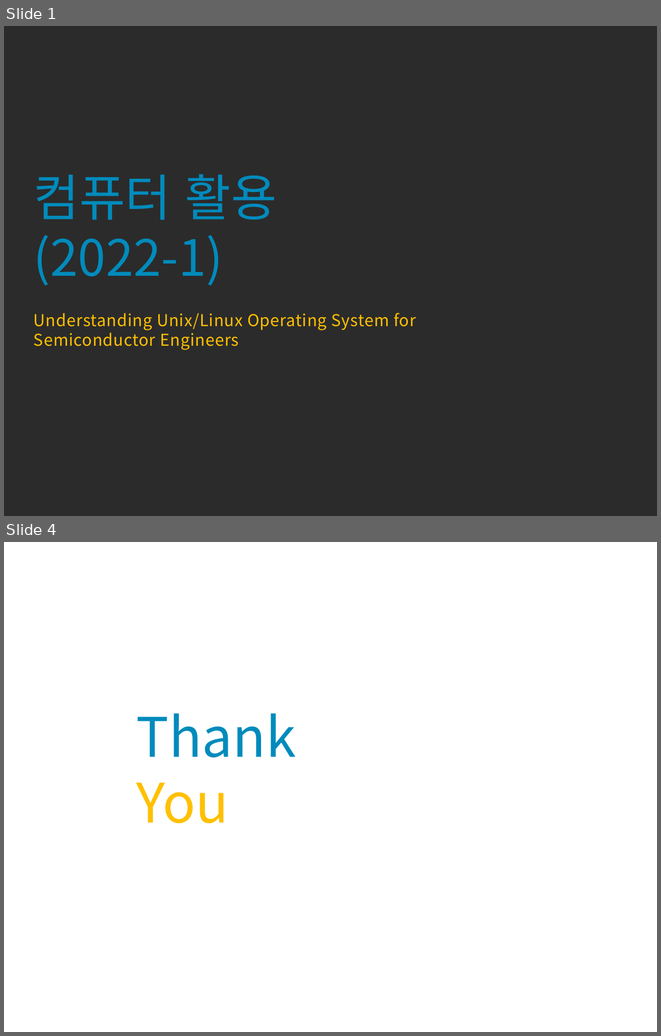
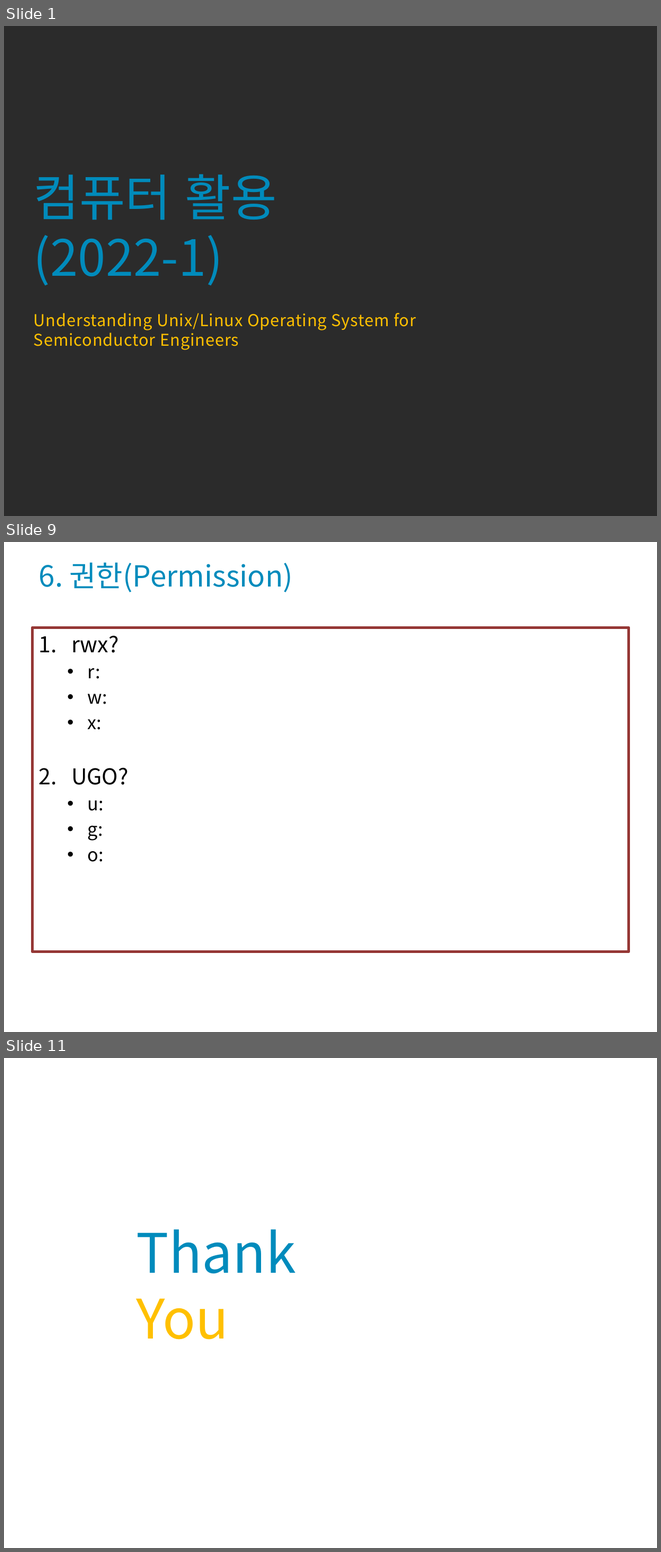
Before and after one commit to codefoolosopher/linuxedu, a slide deck: portfolio/Linux_OS_System_2022_1_s6.pptx. Shown one above the other, each under a label of ours: slides 1 and 4 before the commit, slides 1, 9 and 11 after it; the slides between them are not shown. The pictures are 661x1036 and 661x1552 pixels, drawn with LibreOffice and Linux fonts; fonts in the diff are those of the drawing; background and template pictures are left out; a plain dark background stands for a picture behind light text. Boxes give left, top, right and bottom in pixels: in the first picture for what was removed or moved away, otherwise in the second. Text is boxed around its words. In the diff, an @@ line names an element or a change of style, - is before the commit and + after.

```diff
--- a/portfolio/Linux_OS_System_2022_1_s6.pptx
+++ b/portfolio/Linux_OS_System_2022_1_s6.pptx
@@ slide 9 added at [4,542,657,1032], background picture (left out) @@
@@ title added at [39,562,293,592], 32 pt, text #008BBC @@
+6. 권한(Permission)
@@ text added at [32,627,628,951], outline #953735 3 pt, 20 pt, text #000000 @@
+1. rwx?
+  • r:
+  • w:
+  • x:
+2. UGO?
+  • u:
+  • g:
+  • o:
@@ what was slide 4 is now slide 11 @@
```
Also in this commit, not shown: 1 slide changed, 7 other slides added, 1 slide removed, 1 other file.
